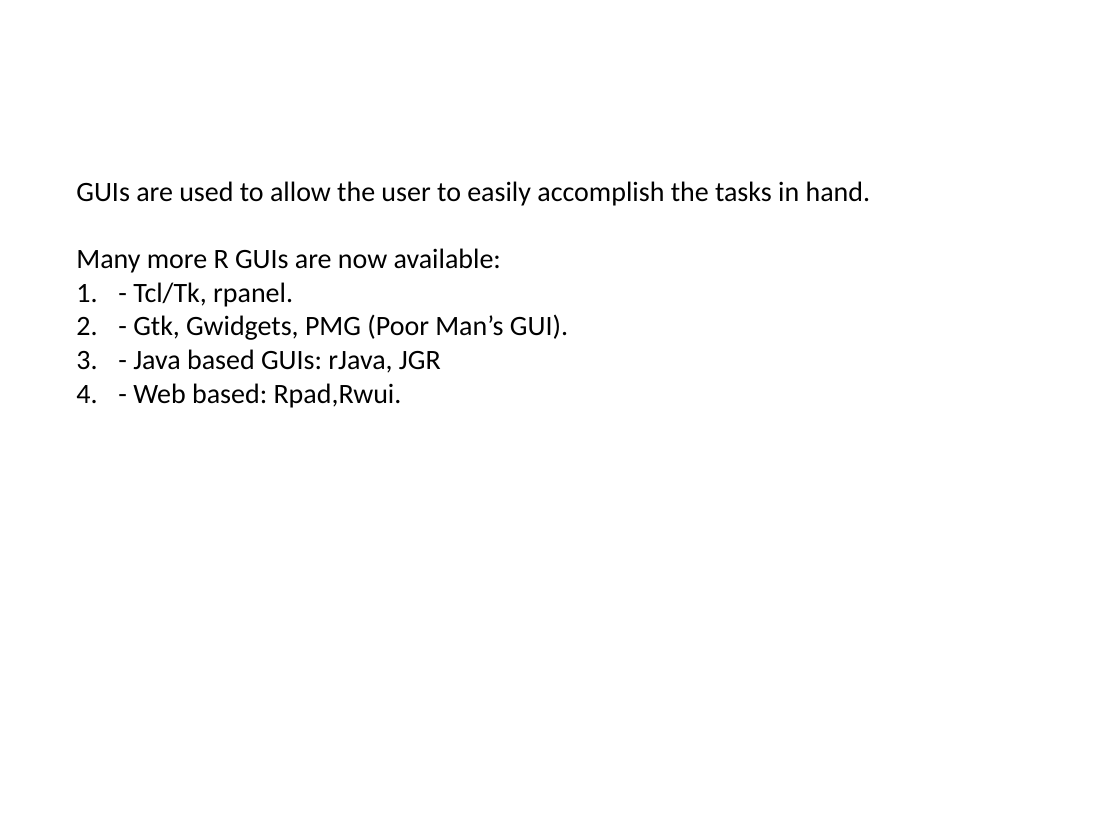
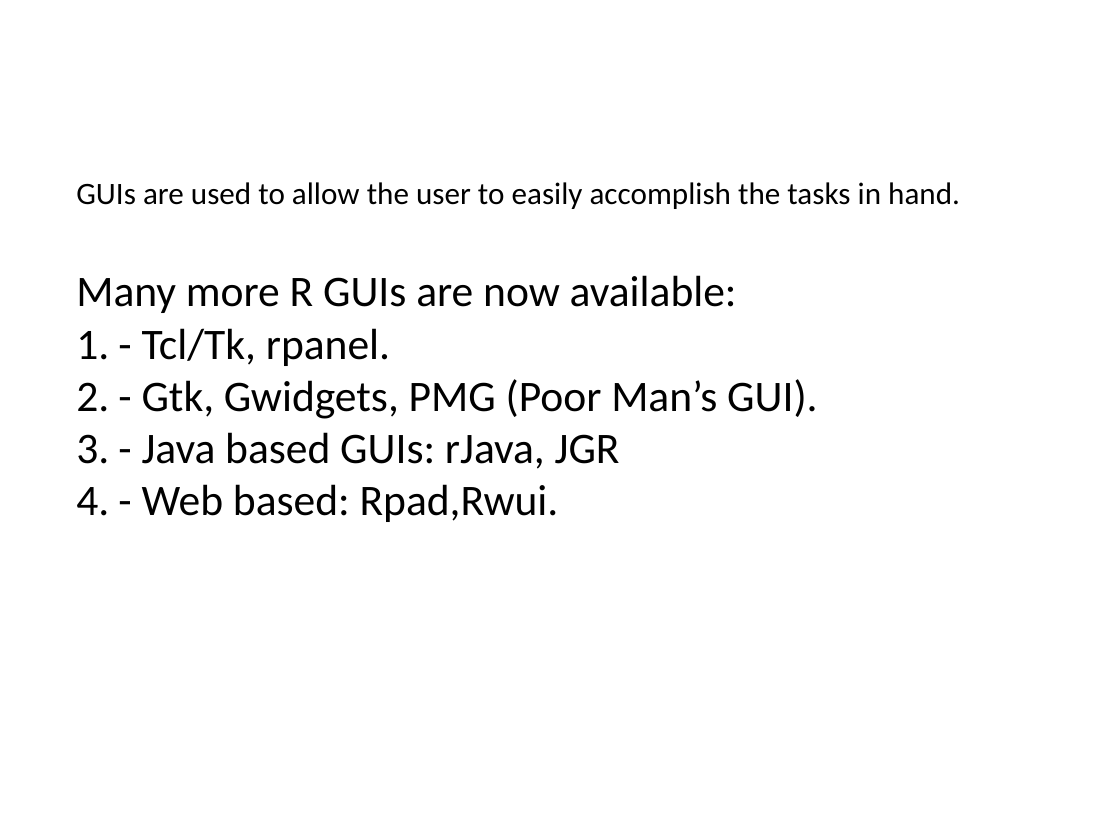
Before and after one commit to haoeric/haoeric.github.io, a slide deck: slide 2 of R GUI building .pptx. Drawn at 1120x840 pixels with LibreOffice and Linux fonts; fonts in the diff are those of the drawing. Boxes give left, top, right and bottom in pixels: in the first picture for what was removed or moved away, otherwise in the second. Text is boxed around its words. In the diff, an @@ line names an element or a change of style, - is before the commit and + after.

```diff
--- a/R GUI building .pptx
+++ b/R GUI building .pptx
@@ text "GUIs are used to allow ..." at [76,182,960,522]: size 18 to 20 pt in "GUIs are used to allow the user ..."; size 18 to 28 pt in "Many more R GUIs are now available:", "- Tcl/Tk, rpanel.", "- Gtk, Gwidgets, PMG (Poor Man’s GUI).", "- Java based GUIs: rJava, JGR" and 1 more places @@
```
Also in this commit, not shown: 2 other slides changed, 2 slides added, 1 slide removed.
